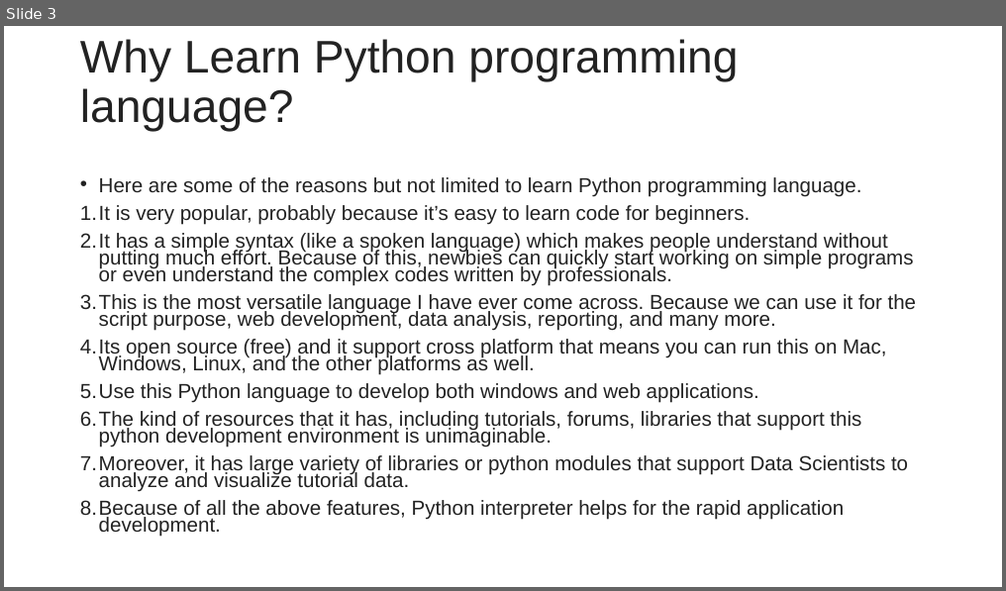
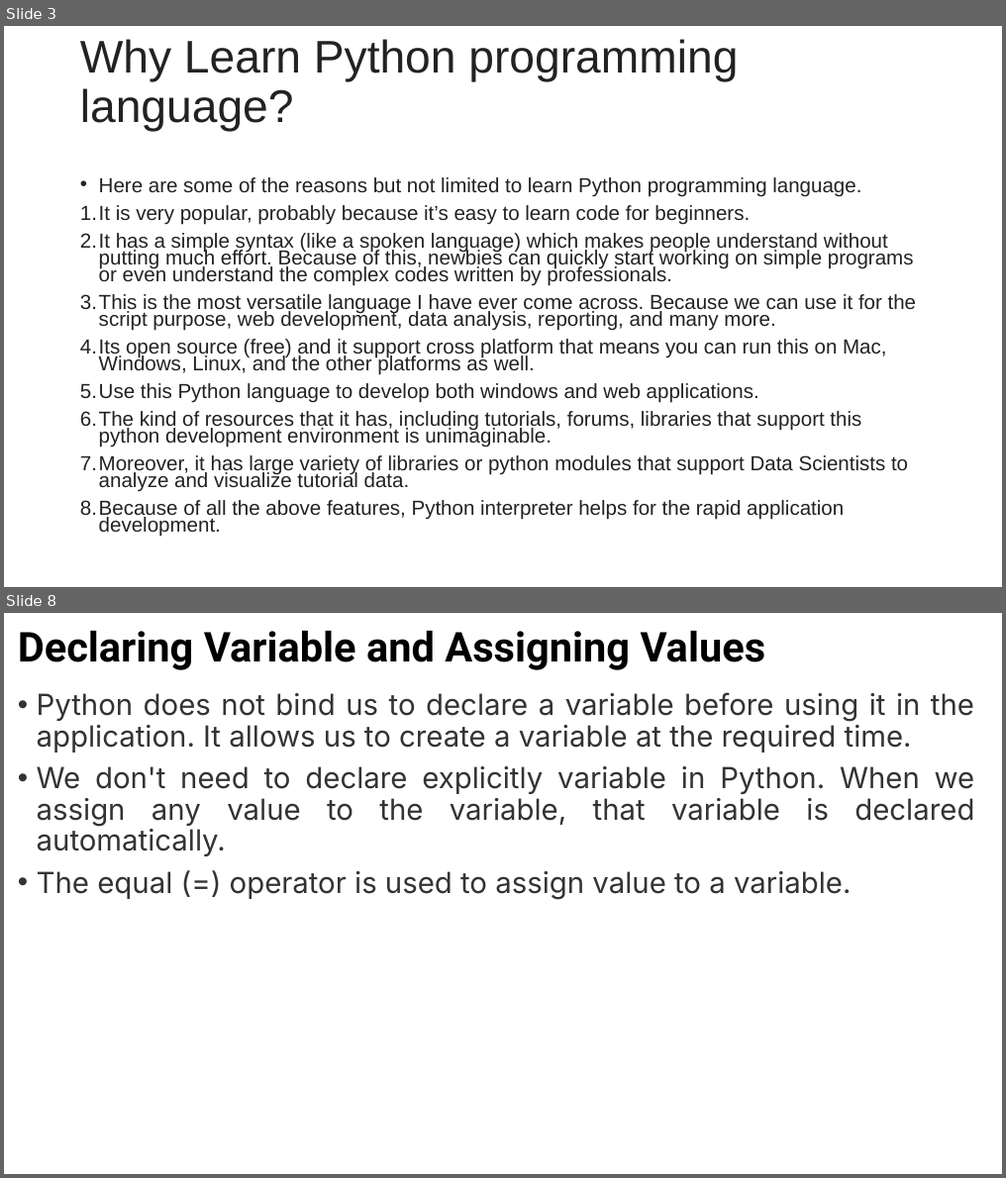
Before and after one commit to hitendradixit/Machine-Learning, a slide deck: SeesionSlides/MACHINE LEARNING Session 1.pptx. Shown one above the other, each under a label of ours: slide 3 before the commit, slides 3 and 8 after it; the slides between them are not shown. The pictures are 1006x591 and 1006x1178 pixels, drawn with LibreOffice and Linux fonts; fonts in the diff are those of the drawing. Boxes give left, top, right and bottom in pixels: in the first picture for what was removed or moved away, otherwise in the second. Text is boxed around its words. In the diff, an @@ line names an element or a change of style, - is before the commit and + after.

```diff
--- a/SeesionSlides/MACHINE LEARNING Session 1.pptx
+++ b/SeesionSlides/MACHINE LEARNING Session 1.pptx
@@ slide 8 added at [4,613,1002,1174], background #FFFFFF @@
@@ title added at [18,630,766,670], 39.6 pt, text #000000, bold @@
+Declaring Variable and Assigning Values
@@ text added at [37,692,975,900], 28 pt, text #333333 @@
+• Python does not bind us to declare a variable before using it in the application. It allows us to create a variable at the required time.
+• We don't need to declare explicitly variable in Python. When we assign any value to the variable, that variable is declared automatically.
+• The equal (=) operator is used to assign value to a variable.
```
Also in this commit, not shown: 2 slides changed, 16 other slides added, 7 slides removed.
